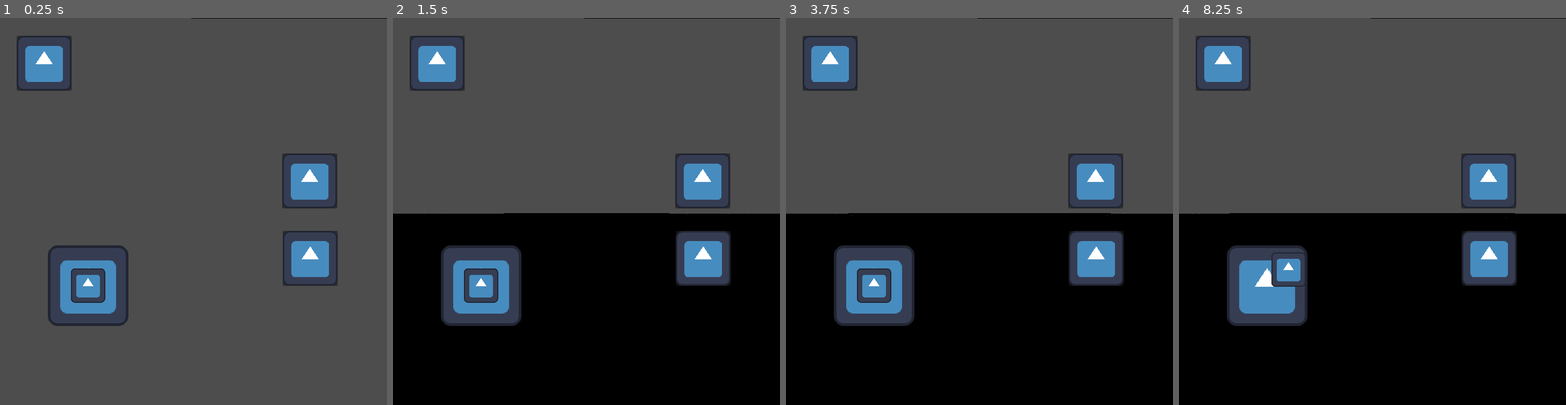
Above: before the commit, frames 1-4 (left to right).
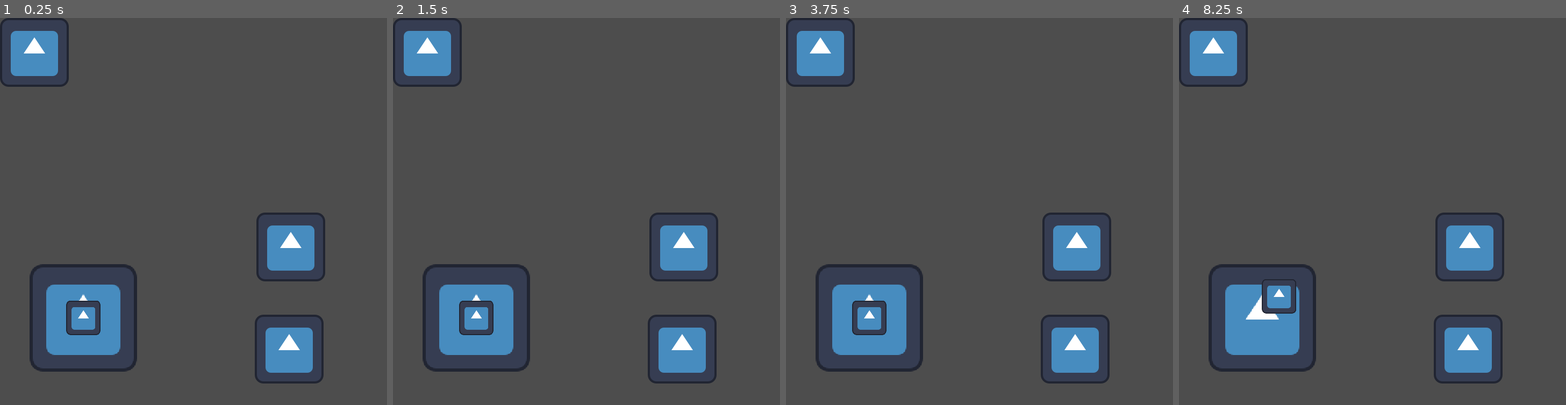
Above: after the commit, the same moments.

Repository: PuKYC/Sky_Dimension
Game: Godot game, scene res://main.tscn
Two runs of this game, one before a commit and one after it. Both use one fixed random seed, a clock stepped at 60 frames per second and the inputs below. The engine's default icon, where the game draws it, is replaced by a stand-in: a white triangle on a blue panel in a dark square.
Inputs (mouse positions are in pixels of both pictures, inside the frame that each line leads up to):
- Up to frame 1 (0.25 s): no input
- Up to frame 2 (1.5 s): click (427, 52) at 0.52 s; click (683, 246) at 1.27 s
- Up to frame 3 (3.75 s): click (1076, 346) at 2.02 s; click (820, 52) at 2.77 s; click (1076, 246) at 3.52 s
- Up to frame 4 (8.25 s): click (1469, 346) at 4.27 s; click (1213, 52) at 5.02 s; click (1469, 246) at 5.77 s; click (1469, 346) at 6.52 s; tap Enter at 7.25 s; move the mouse to (1457, 192) at 7.27 s; click (1457, 192) at 7.42 s; tap Space at 8 s; drag from (1295, 230) to (1353, 288) at 8.02 s

The runs differ from the first frame. In frame 1, 11% of the frame differs, in the area x 0-100%, y 0-95%; in frame 2, 50%; in frame 3, 50%; in frame 4, 50%, in the area x 0-100%, y 0-100%.

Commit message:
修改gui

Diff:
--- a/UI/TouchGameControl/TouchControlBase.gd
+++ b/UI/TouchGameControl/TouchControlBase.gd
@@ -7,6 +7,10 @@
 @export var active_visible := false
 
 @onready var Player = get_tree().get_first_node_in_group("Player")
+
+signal set_on_control_started()
+signal set_on_control_updated()
+signal set_on_control_ended()
 
 func _input(event):
 	if handle_input(event):
@@ -38,14 +42,17 @@
 	touch_index = event.index
 	is_dragging = true
 	on_control_started(event)
+	emit_signal("set_on_control_started")
 
 func update_control(event: InputEventScreenDrag):
 	on_control_updated(event)
+	emit_signal("set_on_control_updated")
 
 func end_control():
 	is_dragging = false
 	touch_index = -1
 	on_control_ended()
+	emit_signal("set_on_control_ended")
 
 # 需要子类实现的方法
 func on_control_started(_event: InputEventScreenTouch):
--- a/UI/TouchGameControl/UI_game.tscn
+++ b/UI/TouchGameControl/UI_game.tscn
@@ -1,108 +1,63 @@
-[gd_scene load_steps=9 format=3 uid="uid://cru7bls2kuvmw"]
+[gd_scene load_steps=7 format=3 uid="uid://cru7bls2kuvmw"]
 
 [ext_resource type="Texture2D" uid="uid://ccffh0je0va6t" path="res://icon.svg" id="1_aalgr"]
-[ext_resource type="Script" uid="uid://cn2l2ryheu4fc" path="res://UI/TouchGameControl/extends/joystick_panel.gd" id="1_y5eyt"]
-[ext_resource type="Script" uid="uid://bdbetsldkt81o" path="res://UI/TouchGameControl/extends/up.gd" id="2_dk3lh"]
-[ext_resource type="Script" uid="uid://dd11ho3jjgahq" path="res://UI/TouchGameControl/extends/down.gd" id="4_i678u"]
-[ext_resource type="Script" uid="uid://daehab7du7slg" path="res://UI/TouchGameControl/extends/rotation.gd" id="4_wojv6"]
-[ext_resource type="Script" uid="uid://dpxnijik1b2xu" path="res://UI/TouchGameControl/set.gd" id="6_dk3lh"]
+[ext_resource type="Script" uid="uid://dctcpgabvldt2" path="res://UI/TouchGameControl/ui_game.gd" id="1_i678u"]
+[ext_resource type="Script" uid="uid://cqi887sir1odt" path="res://UI/TouchGameControl/rotation.gd" id="2_y5eyt"]
+[ext_resource type="Script" uid="uid://0slcl7iw83jj" path="res://UI/TouchGameControl/joystick_panel.gd" id="3_wojv6"]
 
-[sub_resource type="StyleBoxLine" id="StyleBoxLine_wojv6"]
+[sub_resource type="StyleBoxTexture" id="StyleBoxTexture_y5eyt"]
 
-[sub_resource type="StyleBoxEmpty" id="StyleBoxEmpty_wsnd7"]
+[sub_resource type="StyleBoxEmpty" id="StyleBoxEmpty_wojv6"]
 
 [node name="UI_game" type="CanvasLayer"]
+script = ExtResource("1_i678u")
 
-[node name="Rotation" type="Panel" parent="."]
-anchors_preset = -1
-anchor_left = 0.49566
-anchor_right = 1.0
-anchor_bottom = 1.0
-grow_horizontal = 0
-grow_vertical = 2
-theme_override_styles/panel = SubResource("StyleBoxLine_wojv6")
-script = ExtResource("4_wojv6")
-metadata/_custom_type_script = "uid://ciqx4lhpdty1p"
-metadata/_edit_use_anchors_ = true
-
-[node name="UP" type="Panel" parent="Rotation"]
-layout_mode = 1
-anchors_preset = 8
-anchor_left = 0.5
-anchor_top = 0.5
-anchor_right = 0.5
-anchor_bottom = 0.5
-offset_left = -13.4376
-offset_top = -108.0
-offset_right = 114.563
-offset_bottom = 20.0
-grow_horizontal = 2
-grow_vertical = 2
-scale = Vector2(0.8, 0.8)
-script = ExtResource("2_dk3lh")
-metadata/_custom_type_script = "uid://ciqx4lhpdty1p"
-
-[node name="TextureRect" type="TextureRect" parent="Rotation/UP"]
-layout_mode = 1
+[node name="VBoxContainer" type="VBoxContainer" parent="."]
 anchors_preset = 15
 anchor_right = 1.0
 anchor_bottom = 1.0
 grow_horizontal = 2
 grow_vertical = 2
-texture = ExtResource("1_aalgr")
 
-[node name="DOWN" type="Panel" parent="Rotation"]
+[node name="top" type="HBoxContainer" parent="VBoxContainer"]
+layout_mode = 2
+size_flags_vertical = 3
+size_flags_stretch_ratio = 0.1
+
+[node name="set" type="TextureButton" parent="VBoxContainer/top"]
+layout_mode = 2
+keep_pressed_outside = true
+texture_normal = ExtResource("1_aalgr")
+
+[node name="HBoxContainer" type="HBoxContainer" parent="VBoxContainer"]
+layout_mode = 2
+size_flags_horizontal = 5
+size_flags_vertical = 3
+
+[node name="JoystickPanel" type="Panel" parent="VBoxContainer/HBoxContainer"]
+layout_mode = 2
+size_flags_horizontal = 3
+theme_override_styles/panel = SubResource("StyleBoxTexture_y5eyt")
+script = ExtResource("3_wojv6")
+metadata/_custom_type_script = "uid://ciqx4lhpdty1p"
+
+[node name="JoystickBackground" type="TextureRect" parent="VBoxContainer/HBoxContainer/JoystickPanel"]
 layout_mode = 1
 anchors_preset = -1
-anchor_left = 0.5
-anchor_top = 0.566
-anchor_right = 0.5
-anchor_bottom = 0.566
-offset_left = -12.8
-offset_top = -11.1565
-offset_right = 115.2
-offset_bottom = 116.844
-grow_horizontal = 2
-grow_vertical = 2
-scale = Vector2(0.8, 0.8)
-script = ExtResource("4_i678u")
-metadata/_custom_type_script = "uid://ciqx4lhpdty1p"
-
-[node name="TextureRect" type="TextureRect" parent="Rotation/DOWN"]
-layout_mode = 1
-anchors_preset = 15
-anchor_right = 1.0
-anchor_bottom = 1.0
+anchor_left = 0.432961
+anchor_top = 0.72449
+anchor_right = 0.432961
+anchor_bottom = 0.72449
+offset_left = -100.0
+offset_top = -100.0
+offset_right = 100.0
+offset_bottom = 100.0
 grow_horizontal = 2
 grow_vertical = 2
 texture = ExtResource("1_aalgr")
+metadata/_edit_use_anchors_ = true
 
-[node name="JoystickPanel" type="Panel" parent="."]
-anchors_preset = -1
-anchor_top = 0.381944
-anchor_right = 0.454167
-anchor_bottom = 1.0
-grow_vertical = 2
-theme_override_styles/panel = SubResource("StyleBoxEmpty_wsnd7")
-script = ExtResource("1_y5eyt")
-metadata/_custom_type_script = "uid://ciqx4lhpdty1p"
-
-[node name="JoystickBackground" type="TextureRect" parent="JoystickPanel"]
-layout_mode = 1
-anchors_preset = 8
-anchor_left = 0.5
-anchor_top = 0.5
-anchor_right = 0.5
-anchor_bottom = 0.5
-offset_left = -75.0
-offset_top = -75.0
-offset_right = 75.0
-offset_bottom = 75.0
-grow_horizontal = 2
-grow_vertical = 2
-texture = ExtResource("1_aalgr")
-
-[node name="JoystickHandle" type="TextureRect" parent="JoystickPanel/JoystickBackground"]
+[node name="JoystickHandle" type="TextureRect" parent="VBoxContainer/HBoxContainer/JoystickPanel/JoystickBackground"]
 layout_mode = 1
 anchors_preset = 8
 anchor_left = 0.5
@@ -118,20 +73,50 @@
 scale = Vector2(0.5, 0.5)
 texture = ExtResource("1_aalgr")
 
-[node name="set" type="Panel" parent="."]
-offset_left = 31.0
-offset_top = 33.0
-offset_right = 159.0
-offset_bottom = 161.0
-scale = Vector2(0.8, 0.8)
-script = ExtResource("6_dk3lh")
+[node name="Rotation" type="Panel" parent="VBoxContainer/HBoxContainer"]
+layout_mode = 2
+size_flags_horizontal = 3
+theme_override_styles/panel = SubResource("StyleBoxEmpty_wojv6")
+script = ExtResource("2_y5eyt")
+vertical_clamp = Vector2(-0.787, 1.396)
 metadata/_custom_type_script = "uid://ciqx4lhpdty1p"
+metadata/_edit_use_anchors_ = true
 
-[node name="TextureRect" type="TextureRect" parent="set"]
+[node name="top" type="TextureButton" parent="VBoxContainer/HBoxContainer/Rotation"]
 layout_mode = 1
-anchors_preset = 15
-anchor_right = 1.0
-anchor_bottom = 1.0
+anchors_preset = 8
+anchor_left = 0.5
+anchor_top = 0.5
+anchor_right = 0.5
+anchor_bottom = 0.5
+offset_left = -64.0
+offset_top = -64.0
+offset_right = 64.0
+offset_bottom = 64.0
 grow_horizontal = 2
 grow_vertical = 2
-texture = ExtResource("1_aalgr")
+keep_pressed_outside = true
+texture_normal = ExtResource("1_aalgr")
+
+[node name="down" type="TextureButton" parent="VBoxContainer/HBoxContainer/Rotation"]
+layout_mode = 1
+anchors_preset = 8
+anchor_left = 0.5
+anchor_top = 0.5
+anchor_right = 0.5
+anchor_bottom = 0.5
+offset_left = -67.0
+offset_top = 125.5
+offset_right = 61.0
+offset_bottom = 253.5
+grow_horizontal = 2
+grow_vertical = 2
+keep_pressed_outside = true
+texture_normal = ExtResource("1_aalgr")
+
+[connection signal="button_down" from="VBoxContainer/top/set" to="." method="_on_set_button_down"]
+[connection signal="pressed" from="VBoxContainer/top/set" to="." method="_on_set_pressed"]
+[connection signal="button_down" from="VBoxContainer/HBoxContainer/Rotation/top" to="VBoxContainer/HBoxContainer/Rotation" method="_on_top_button_down"]
+[connection signal="button_up" from="VBoxContainer/HBoxContainer/Rotation/top" to="VBoxContainer/HBoxContainer/Rotation" method="_on_top_button_up"]
+[connection signal="button_down" from="VBoxContainer/HBoxContainer/Rotation/down" to="VBoxContainer/HBoxContainer/Rotation" method="_on_down_button_down"]
+[connection signal="button_up" from="VBoxContainer/HBoxContainer/Rotation/down" to="VBoxContainer/HBoxContainer/Rotation" method="_on_down_button_up"]
--- a/UI/TouchGameControl/extends/down.gd
+++ /dev/null
@@ -1,7 +0,0 @@
-extends TouchControlBase
-
-func on_control_started(_event: InputEventScreenTouch):
-	Player.set_verticale_down_input(1.0)
-
-func on_control_ended():
-	Player.set_verticale_down_input(0.0)
--- a/UI/TouchGameControl/extends/joystick_panel.gd
+++ /dev/null
@@ -1,28 +0,0 @@
-extends TouchControlBase
-
-var center = Vector2.ZERO
-var delta = Vector2.ZERO
-
-@export var handle_max_distance = 50.0
-@export var deadzone = 0.3
-
-@onready var background = $JoystickBackground
-@onready var handle = $JoystickBackground/JoystickHandle
-
-
-func on_control_started(event: InputEventScreenTouch):
-	center = background.global_position + background.size * 0.5 * background.scale
-	handle_move(event)
-
-func on_control_updated(event: InputEventScreenDrag):
-	handle_move(event)
-
-func on_control_ended():
-	handle.position = background.size * 0.5 * background.scale - handle.size * 0.5 * handle.scale
-	Player.set_move_level_input(Vector2.ZERO)
-	delta = Vector2.ZERO
-
-func handle_move(event):
-	delta = (event.position - center).normalized() * handle_max_distance
-	handle.global_position = center + delta - handle.size * 0.5 * handle.scale
-	Player.set_move_level_input(delta / handle_max_distance)
--- a/UI/TouchGameControl/extends/rotation.gd
+++ /dev/null
@@ -1,32 +0,0 @@
-extends TouchControlBase
-
-@export var rotation_sensitivity := 0.002
-@export var vertical_clamp := Vector2(deg_to_rad(-80), deg_to_rad(80))
-
-var camera_start_rotation = Vector3.ZERO
-var touch_start_position = Vector2.ZERO
-var position_delta = Vector2.ZERO
-
-@onready var UP = $UP
-@onready var DOWN = $DOWN
-
-func on_control_started(_event: InputEventScreenTouch):
-	camera_start_rotation = Player.get_camera_rotation()
-	touch_start_position = _event.position
-
-func on_control_updated(event: InputEventScreenDrag):
-
-	position_delta = event.position - touch_start_position
-	Player.set_see_rotation(Vector3(
-		clampf(camera_start_rotation.x + position_delta.y * rotation_sensitivity,
-			vertical_clamp.x, vertical_clamp.y),
-		camera_start_rotation.y + position_delta.x * rotation_sensitivity,
-		0
-	))
-
-func on_control_ended():
-	camera_start_rotation = Vector3.ZERO
-	touch_start_position = Vector3.ZERO
-
-func is_point_in_control_area(_position: Vector2) -> bool:
-	return control_point_in_area(self, _position) and (not control_point_in_area(UP, _position)) and (not control_point_in_area(DOWN, _position))
--- a/UI/TouchGameControl/extends/up.gd
+++ /dev/null
@@ -1,8 +0,0 @@
-extends TouchControlBase
-
-
-func on_control_started(_event: InputEventScreenTouch):
-	Player.set_verticale_up_input(1.0)
-
-func on_control_ended():
-	Player.set_verticale_up_input(0.0)
--- /dev/null
+++ b/UI/TouchGameControl/joystick_panel.gd
@@ -0,0 +1,28 @@
+extends TouchControlBase
+
+var center = Vector2.ZERO
+var delta = Vector2.ZERO
+
+@export var handle_max_distance = 50.0
+@export var deadzone = 0.3
+
+@onready var background = $JoystickBackground
+@onready var handle = $JoystickBackground/JoystickHandle
+
+
+func on_control_started(event: InputEventScreenTouch):
+		center = background.global_position + background.size * 0.5 * background.scale
+		handle_move(event)
+
+func on_control_updated(event: InputEventScreenDrag):
+		handle_move(event)
+
+func on_control_ended():
+		handle.position = background.size * 0.5 * background.scale - handle.size * 0.5 * handle.scale
+		Player.set_move_level_input(Vector2.ZERO)
+		delta = Vector2.ZERO
+
+func handle_move(event):
+		delta = (event.position - center).normalized() * handle_max_distance
+		handle.global_position = center + delta - handle.size * 0.5 * handle.scale
+		Player.set_move_level_input(delta / handle_max_distance)
--- /dev/null
+++ b/UI/TouchGameControl/rotation.gd
@@ -0,0 +1,55 @@
+extends TouchControlBase
+
+@export var rotation_sensitivity := 0.002
+@export var vertical_clamp := Vector2(deg_to_rad(-80), deg_to_rad(80))
+
+var camera_start_rotation = Vector3.ZERO
+var touch_start_position = Vector2.ZERO
+var position_delta = Vector2.ZERO
+
+func on_control_started(_event: InputEventScreenTouch):
+		camera_start_rotation = Player.get_camera_rotation()
+		touch_start_position = _event.position
+
+func on_control_updated(event: InputEventScreenDrag):
+
+		position_delta = event.position - touch_start_position
+		Player.set_see_rotation(Vector3(
+				clampf(camera_start_rotation.x + position_delta.y * rotation_sensitivity,
+						vertical_clamp.x, vertical_clamp.y),
+				camera_start_rotation.y + position_delta.x * rotation_sensitivity,
+				0
+		))
+
+func on_control_ended():
+		camera_start_rotation = Vector3.ZERO
+		touch_start_position = Vector3.ZERO
+
+func is_point_in_control_area(pos: Vector2) -> bool:
+	return control_point_in_area(self, pos) and is_point_in_node(pos)
+
+func is_point_in_node(pos) -> bool:
+	for child in get_children():
+		if control_point_in_area(child, pos):
+			return false
+	return true
+
+
+func _on_top_button_down() -> void:
+	Player.set_verticale_up_input(1.0)
+	pass # Replace with function body.
+
+
+func _on_top_button_up() -> void:
+	Player.set_verticale_up_input(0.0)
+	pass # Replace with function body.
+
+
+func _on_down_button_down() -> void:
+	Player.set_verticale_down_input(1.0)
+	pass # Replace with function body.
+
+
+func _on_down_button_up() -> void:
+	Player.set_verticale_down_input(0.0)
+	pass # Replace with function body.
--- a/UI/TouchGameControl/set.gd
+++ /dev/null
@@ -1,9 +0,0 @@
-extends TouchControlBase
-
-@onready var world = get_tree().get_first_node_in_group("World")
-
-func on_control_started(_event: InputEventScreenTouch):
-	pass
-
-func on_control_ended():
-	world.generate_world()
--- /dev/null
+++ b/UI/TouchGameControl/ui_game.gd
@@ -0,0 +1,5 @@
+extends CanvasLayer
+
+func _on_set_pressed() -> void:
+
+	pass # Replace with function body.
--- a/World/array_world.gd
+++ b/World/array_world.gd
@@ -81,6 +81,7 @@
 
 #确认面是否需要剔除
 func determine_culled_faces(block_positions: Array) -> Dictionary:
+	var time = Time.get_ticks_usec()
 	var position_set = {}
 	for pos in block_positions[0]:
 		position_set[pos] = true
@@ -103,6 +104,7 @@
 		if culled_mask == 63:
 			continue
 		culled_faces[id][pos] = culled_mask
+	print("面剔除耗时：", (Time.get_ticks_usec()-time)/1000.0/1000.0)
 	return culled_faces
 
 func merge_faces(block_culled_faces: Dictionary) -> Dictionary:
@@ -130,8 +132,6 @@
 
 			var axis_value = block_position[face["axis"]]
 			var rects_on_axis = face["rects"]
-			var merge_axis_x = face["merge_axis_x"]
-			var merge_axis_y = face["merge_axis_y"]
 			# 初始化轴值对应的矩形列表
 			if not rects_on_axis.has(axis_value):
 				rects_on_axis[axis_value] = []
@@ -264,7 +264,7 @@
 				list.append(n)
 		return_faces[face]["rects"] = list
 
-	print("面剔除耗时：", (Time.get_ticks_usec()-time)/1000.0/1000.0)
+	print("面合并耗时：", (Time.get_ticks_usec()-time)/1000.0/1000.0)
 
 	return return_faces
 
Not shown, changed: export_presets.cfg
